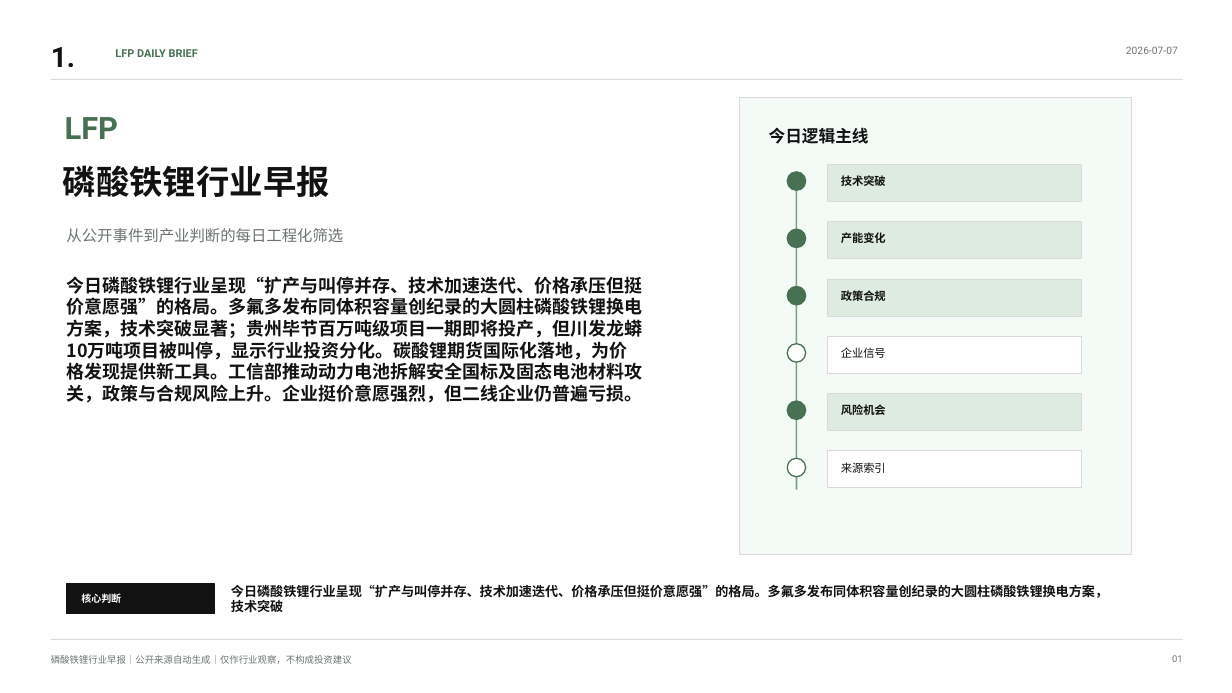
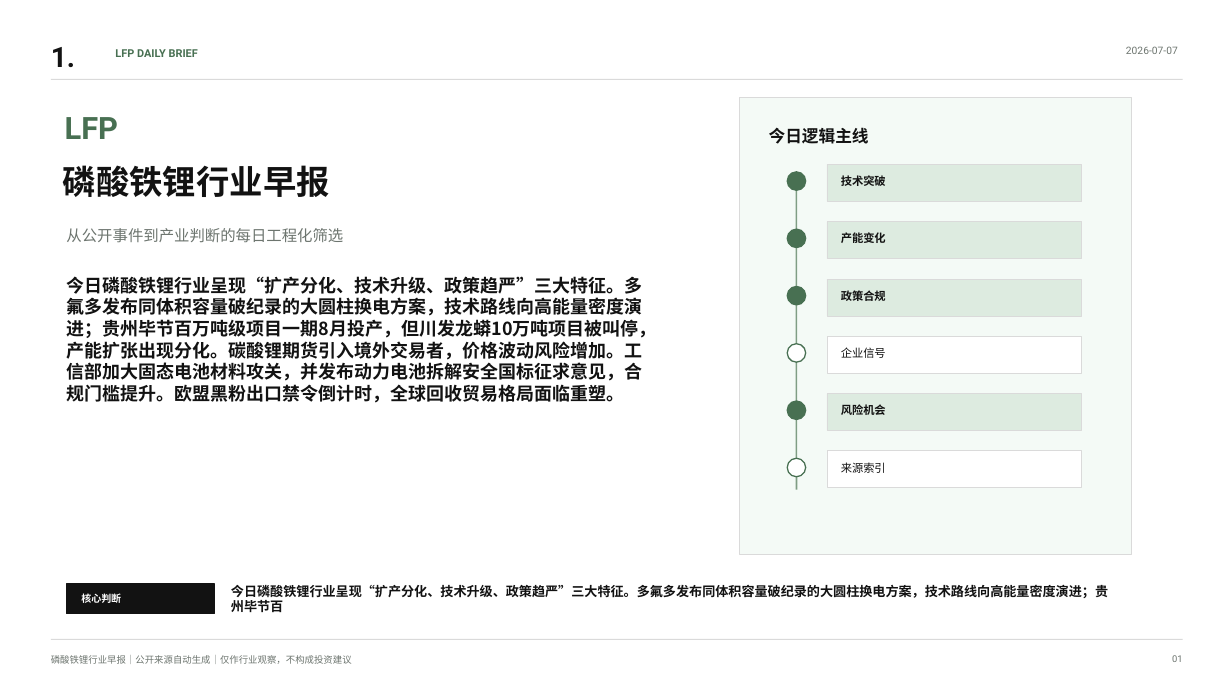
Before and after one commit to nicholsonbeckettr-glitch/spark-public, a slide deck: slide 1 of docs/reports/2026-07-07.pptx. Drawn at 1232x693 pixels with LibreOffice and Linux fonts; fonts in the diff are those of the drawing. Boxes give left, top, right and bottom in pixels: in the first picture for what was removed or moved away, otherwise in the second. Text is boxed around its words. In the diff, an @@ line names an element or a change of style, - is before the commit and + after.

```diff
--- a/docs/reports/2026-07-07.pptx
+++ b/docs/reports/2026-07-07.pptx
@@ text at (67,276,657,403): text changed @@
-今日磷酸铁锂行业呈现“扩产与叫停并存、技术加速迭代、价格承压但挺价意愿强”的格局。多氟多发布同体积容量创纪录的大圆柱磷酸铁锂换电方案，技术突破显著；贵州毕节百万吨级项目一期即将投产，但川发龙蟒10万吨项目被叫停，显示行业投资分化。碳酸锂期货国际化落地，为价格发现提供新工具。工信部推动动力电池拆解安全国标及固态电池材料攻关，政策与合规风险上升。企业挺价意愿强烈，但二线企业仍普遍亏损。
+今日磷酸铁锂行业呈现“扩产分化、技术升级、政策趋严”三大特征。多氟多发布同体积容量破纪录的大圆柱换电方案，技术路线向高能量密度演进；贵州毕节百万吨级项目一期8月投产，但川发龙蟒10万吨项目被叫停，产能扩张出现分化。碳酸锂期货引入境外交易者，价格波动风险增加。工信部加大固态电池材料攻关，并发布动力电池拆解安全国标征求意见，合规门槛提升。欧盟黑粉出口禁令倒计时，全球回收贸易格局面临重塑。
@@ text at (231,585,1108,612): text changed @@
-今日磷酸铁锂行业呈现“扩产与叫停并存、技术加速迭代、价格承压但挺价意愿强”的格局。多氟多发布同体积容量创纪录的大圆柱磷酸铁锂换电方案，技术突破
+今日磷酸铁锂行业呈现“扩产分化、技术升级、政策趋严”三大特征。多氟多发布同体积容量破纪录的大圆柱换电方案，技术路线向高能量密度演进；贵州毕节百
```
Also in this commit, not shown: 7 other slides changed, 1 slide removed, 3 other files.
